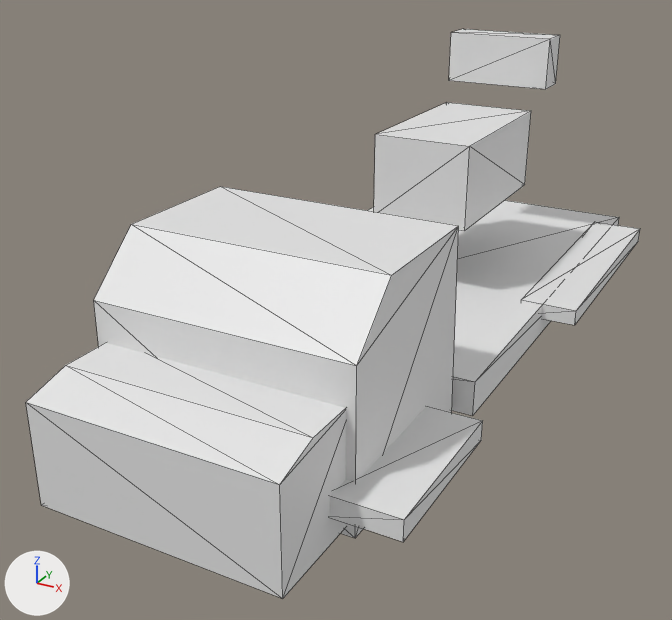
The OBJ model Assets/_Project/Art/Environment/Dominion/SAM01_Picket/SAM01_Hull.obj as it was, and as the next commit left it.
One viewpoint serves both versions: a camera (50 mm lens) standing at (6.12, -13.34, 8.74) and looking at (-0.61, -1.09, 2.61). The lights are fixed; the arrows at lower left show +X, +Y and +Z. The first picture is the older version. Mesh edges are drawn as thin lines. Where no turn or scale is listed for an object, it has been applied to the vertices.

In view in the first picture: 'SAM01_Hull'.
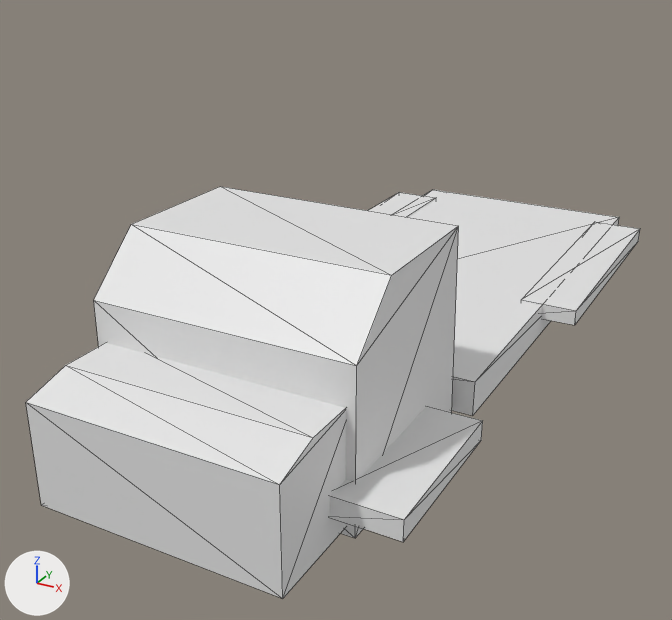
What differs and where, as boxes [x1, y1, x2, y2] in the pictures (672 x 620 px):
```json
{"object": "SAM01_Hull", "change": "reshaped", "before": [26, 29, 640, 599], "after": [26, 187, 640, 599], "on screen": "28% shorter"}
{"part": 1, "of": "me_sam01_hull", "change": "deleted", "before": [374, 102, 531, 231]}
{"part": 2, "of": "me_sam01_hull", "change": "deleted", "before": [449, 29, 560, 89]}
```

Edits to the scene script, one JSON object a line:
```json
{"block": "me_sam01_hull", "where": "# used by ob_sam01_hull; location = (0.0, 0.0, 0.0)"}
{"op": "remove", "block": "me_sam01_hull", "code": "me_sam01_hull.from_pydata(...)  # 76 vertices, 116 faces; spans x -2.77..2.77, y -6.61..6.55, z 1.73..6.39"}
{"op": "add", "block": "me_sam01_hull", "code": "me_sam01_hull.from_pydata(...)  # 60 vertices, 92 faces; spans x -2.77..2.77, y -6.61..6.55, z 1.73..4.83"}
{"block": "me_sam01_hull", "change": "me_sam01_hull part 1: the loose piece of 8 vertices spanning x -0.85..0.85, y 0.72..3.87, z 3.67..5.11 is deleted"}
{"block": "me_sam01_hull", "change": "me_sam01_hull part 2: the loose piece of 8 vertices spanning x -0.99..0.99, y 4.25..4.88, z 5.47..6.39 is deleted"}
```
